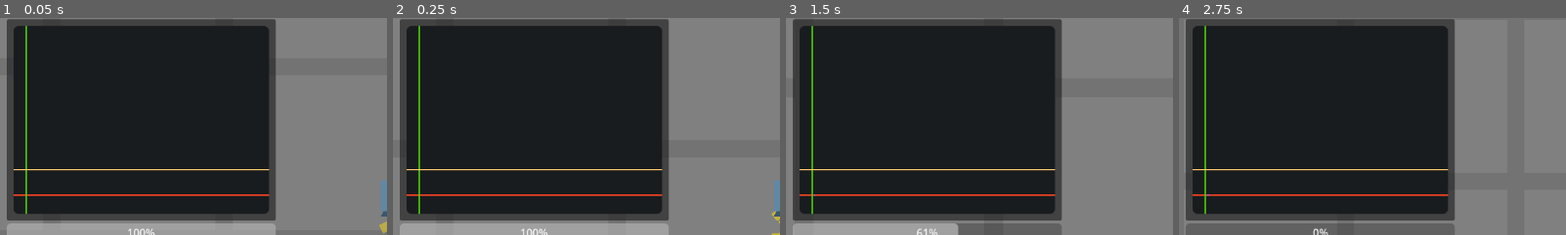
Above: before the commit, frames 1-4 (left to right).
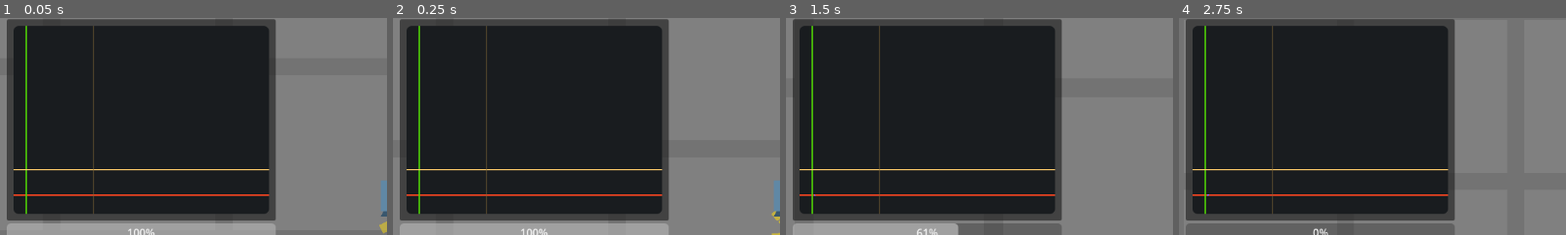
Above: after the commit, the same moments.

Repository: NattHerman/control
Game: Godot game, scene res://main.tscn
Two runs of this game, one before a commit and one after it. Both use one fixed random seed, a clock stepped at 60 frames per second and the inputs below. The engine's default icon, where the game draws it, is replaced by a stand-in: a white triangle on a blue panel in a dark square.
Inputs (mouse positions are % of the whole screen's width and height, from its top left):
- Up to frame 1 (0.05 s): no input
- Up to frame 2 (0.25 s): no input
- Up to frame 3 (1.5 s): move the mouse to (72, 45) at 0.52 s; hold D (pan_right) 0.53-1.28 s; hold Shift (pan_speed_increase) 0.53-1.28 s; tap Enter at 1.25 s; move the mouse to (30, 55) at 1.27 s; hold S (pan_down) from 1.28 s (still down); tap Mouse wheel up (zoom_in) at 1.35 s
- Up to frame 4 (2.75 s): tap Space at 2 s; move the mouse to (60, 28) at 2.02 s; release S (pan_down) at 2.03 s; hold D (pan_right) from 2.03 s (still down); hold Mouse wheel down (zoom_out) from 2.03 s (still down)
The pictures show only the part of the screen within x 0-50%, y 10-59%; the shares and areas given below are measured in that part.

The runs differ from the first frame. In frame 1, 0.2% of the frame differs, in the area x 24-25%, y 3-91%; in frame 2, 0.2%; in frame 3, 0.2%; in frame 4, 0.2%.

Commit message:
plot: add vertical axis

Diff:
--- a/plot/plot.gd
+++ b/plot/plot.gd
@@ -1,7 +1,7 @@
 extends Control
 class_name Plot
 
-@onready var _background = %Background
+@onready var _background: Panel = %Background
 @onready var _center_marker: Marker2D = %Center
 @onready var _line_container: Node2D = %LineContainer
 
@@ -26,10 +26,11 @@
 static var data_series: Dictionary[String, Array]
 
 var is_ready = false
-## Each element should be a list where:
+## Each element in queue should be an array where:
 ##		First element: callable
-##		Second element: list of arguments
+##		Second element: array of arguments
 var _pre_ready_queue: Array = []
+
 
 ## Returns a Plot object.
 static func create_plot(data_name: String, _data: Array[Vector2]):
@@ -60,6 +61,25 @@
 		Vector2(0, plot_origin.y - y * plot_scale.y),
 		Vector2(plot_size.x, plot_origin.y - y * plot_scale.y),
 	]
+
+
+## Add a vertical axis to the canvas.
+func add_vaxis(x, color = Color("ffffff")):
+	if not is_ready:
+		_pre_ready_queue.append([add_vaxis, [x, color]])
+		return
+
+	var line = Line2D.new()
+	line.width = 2
+	line.default_color = color
+	_background.add_child(line)
+	line.owner = _background
+
+	line.points = [
+		Vector2(plot_origin.x + x * plot_scale.x, 0),
+		Vector2(plot_origin.x + x * plot_scale.x, plot_size.y),
+	]
+
 
 func update_data_lines() -> void:
 	for data_name in data_series.keys():
--- a/ui.gd
+++ b/ui.gd
@@ -14,3 +14,4 @@
 func _ready() -> void:
 	plot.set_data("Height", ui_values.positon_list)
 	plot.add_haxis(1280*3, Color("#ffcc6b"))
+	plot.add_vaxis(100, Color("#ffcc6b") * 0.5)
